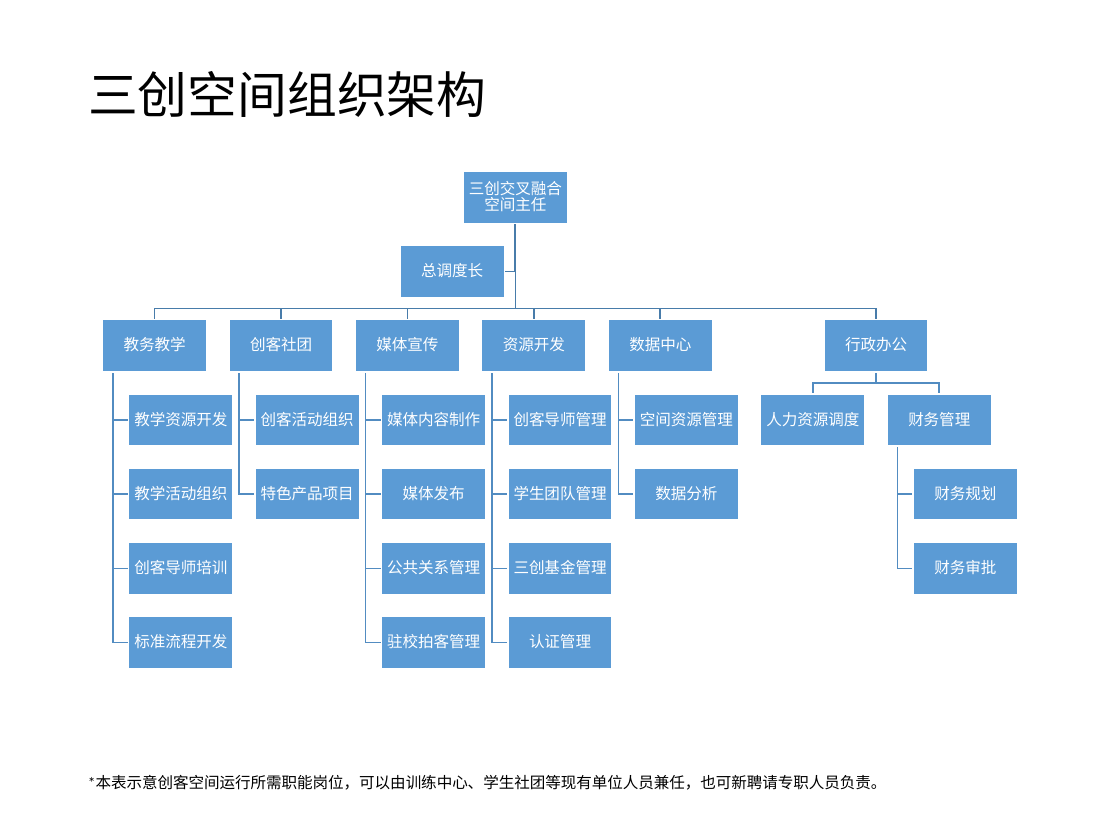
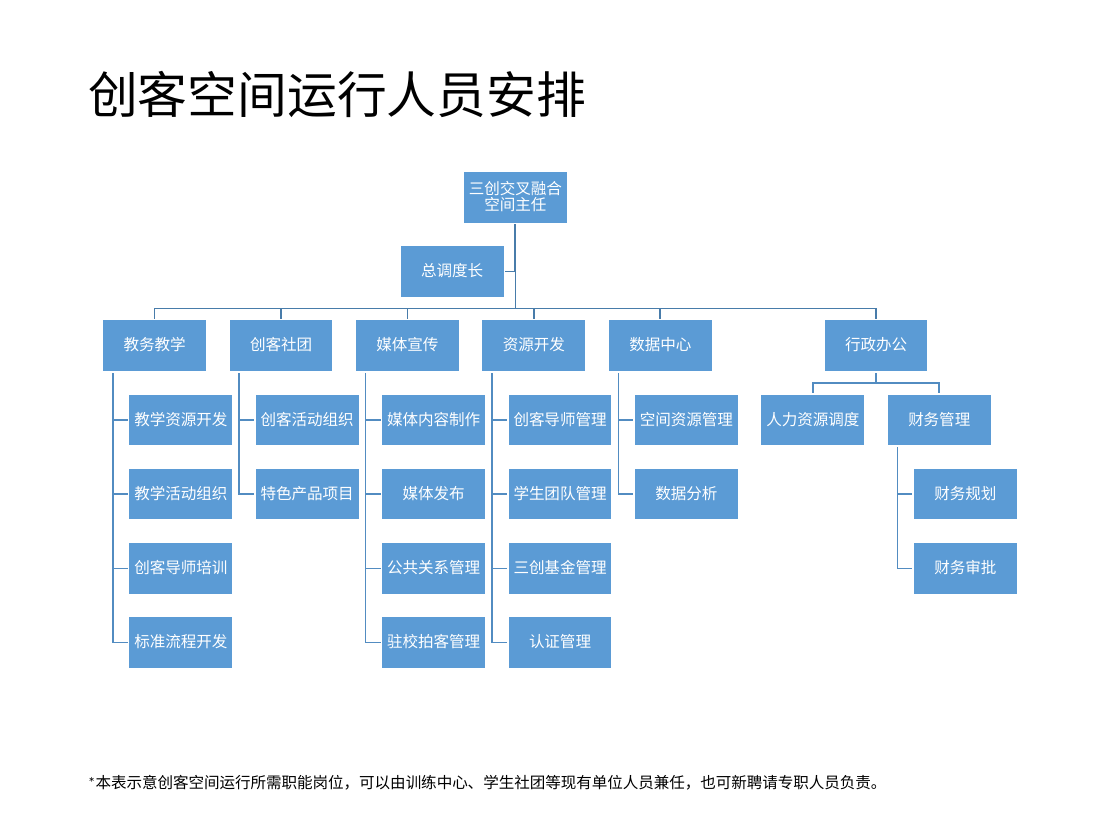
Before and after one commit to woodyme/i.center_my_workzone, a slide deck: slide 2 of 训练中心创客交叉融合空间建设/doc/创客融合空间组织架构-中期计划.pptx. Drawn at 1120x840 pixels with LibreOffice and Linux fonts; fonts in the diff are those of the drawing. Boxes give left, top, right and bottom in pixels: in the first picture for what was removed or moved away, otherwise in the second. Text is boxed around its words. In the diff, an @@ line names an element or a change of style, - is before the commit and + after.

```diff
--- a/训练中心创客交叉融合空间建设/doc/创客融合空间组织架构-中期计划.pptx
+++ b/训练中心创客交叉融合空间建设/doc/创客融合空间组织架构-中期计划.pptx
@@ title at (88,71,586,117): text changed @@
-三创空间组织架构
+创客空间运行人员安排
```
Also in this commit, not shown: 1 other slide changed, 1 slide added, 8 other files.
